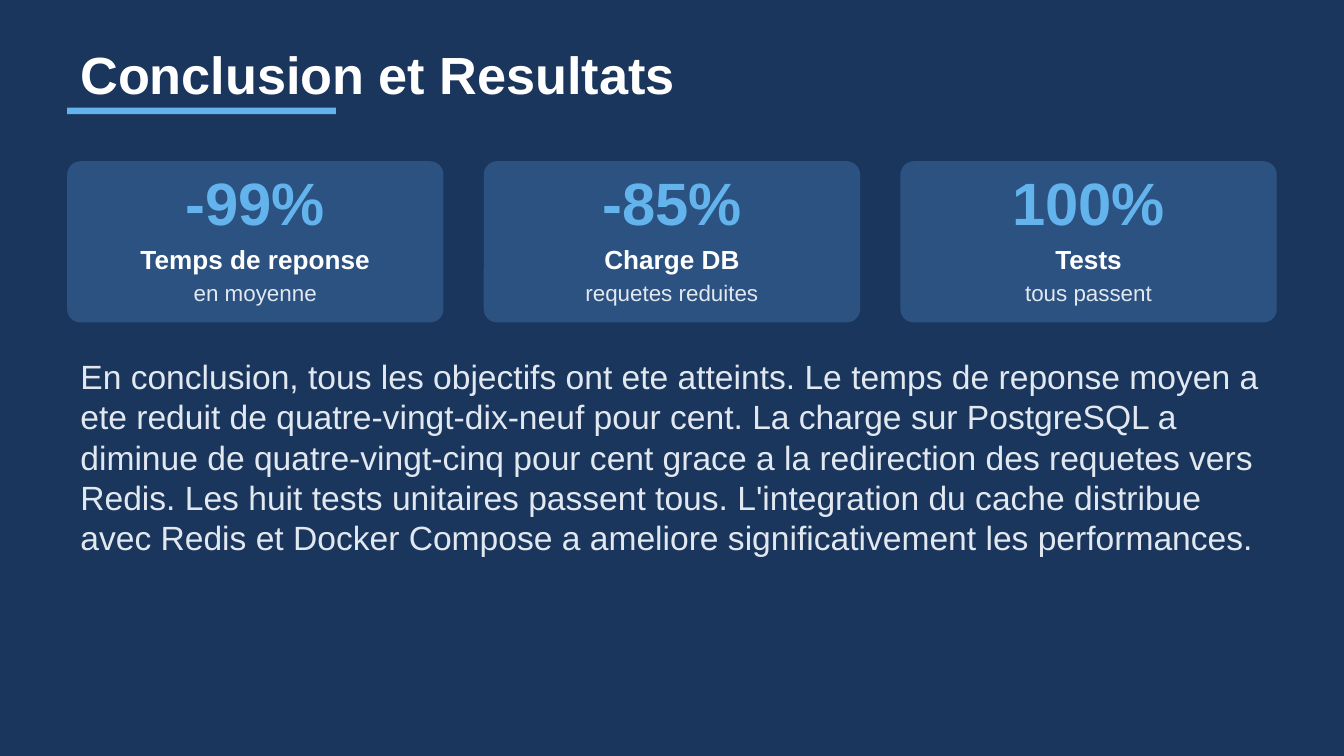
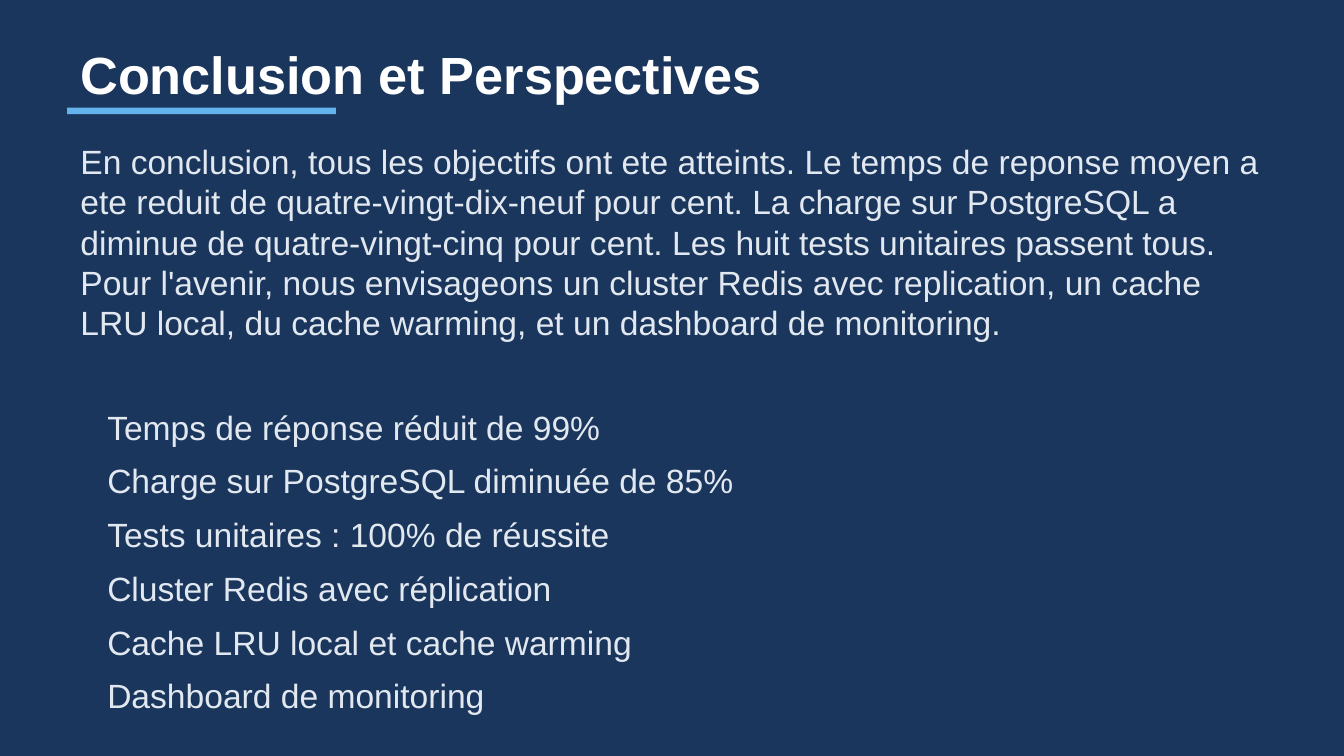
Before and after one commit to Zeinot/marketplace-saas, a slide deck: slide 9 of output/Presentation_Cache_Redis.pptx (slide 17 before the commit). Drawn at 1344x756 pixels with LibreOffice and Linux fonts; fonts in the diff are those of the drawing. Boxes give left, top, right and bottom in pixels: in the first picture for what was removed or moved away, otherwise in the second. Text is boxed around its words. In the diff, an @@ line names an element or a change of style, - is before the commit and + after.

```diff
--- a/output/Presentation_Cache_Redis.pptx
+++ b/output/Presentation_Cache_Redis.pptx
@@ text at [80, 56, 762, 104]: text changed @@
-Conclusion et Resultats
+Conclusion et Perspectives
@@ text at [80, 149, 1259, 341]: text changed @@
-En conclusion, tous les objectifs ont ete atteints. Le temps de reponse moyen a ete reduit de quatre-vingt-dix-neuf pour cent. La charge sur PostgreSQL a diminue de quatre-vingt-cinq pour cent grace a la redirection des requetes vers Redis. Les huit tests unitaires passent tous. L'integration du cache distribue avec Redis et Docker Compose a ameliore significativement les performances.
+En conclusion, tous les objectifs ont ete atteints. Le temps de reponse moyen a ete reduit de quatre-vingt-dix-neuf pour cent. La charge sur PostgreSQL a diminue de quatre-vingt-cinq pour cent. Les huit tests unitaires passent tous. Pour l'avenir, nous envisageons un cluster Redis avec replication, un cache LRU local, du cache warming, et un dashboard de monitoring.
@@ rounded rectangle removed at [67, 161, 444, 323] @@
@@ rounded rectangle removed at [484, 161, 860, 323] @@
@@ rounded rectangle removed at [900, 161, 1277, 323] @@
@@ text removed at [602, 183, 741, 226] @@
--85%
@@ text removed at [1012, 183, 1165, 226] @@
-100%
@@ text removed at [604, 250, 740, 275] @@
-Charge DB
@@ text removed at [1055, 251, 1121, 270] @@
-Tests
@@ text removed at [194, 289, 317, 306] @@
-en moyenne
@@ text removed at [585, 285, 759, 306] @@
-requetes reduites
@@ text removed at [1025, 286, 1152, 306] @@
-tous passent
@@ text at [107, 415, 600, 446]: text changed; size 32 to 18 pt; text colour #63B3ED to #E2E8F0; bold off @@
--99%
+Temps de réponse réduit de 99%
@@ text at [107, 468, 733, 500]: text changed; size 14 to 18 pt; text colour #FFFFFF to #E2E8F0; bold off @@
-Temps de reponse
+Charge sur PostgreSQL diminuée de 85%
@@ text added at [107, 522, 610, 548], 18 pt, text #E2E8F0 @@
+Tests unitaires : 100% de réussite
@@ text added at [107, 576, 551, 607], 18 pt, text #E2E8F0 @@
+Cluster Redis avec réplication
@@ text added at [107, 630, 632, 661], 18 pt, text #E2E8F0 @@
+Cache LRU local et cache warming
@@ text added at [107, 683, 485, 715], 18 pt, text #E2E8F0 @@
+Dashboard de monitoring
```
Also in this commit, not shown: 7 other slides changed, 1 slide added, 11 slides removed, 22 other files.
